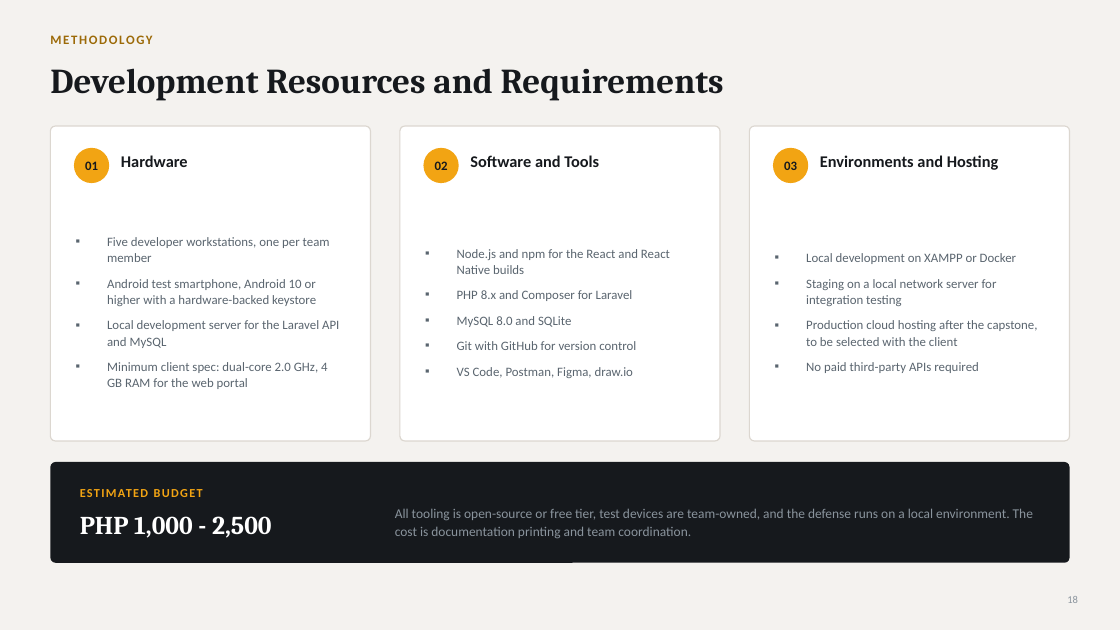
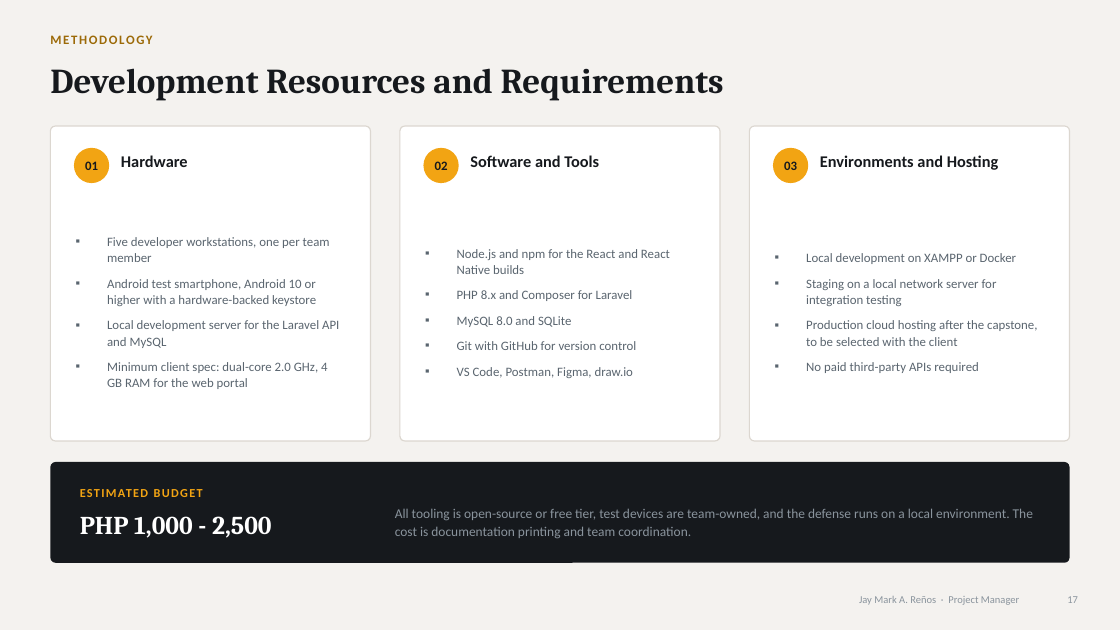
Before and after one commit to ruselportes/HRIS, a slide deck: slide 17 of docs/HRIS_Proposal_Hearing.pptx (slide 18 before the commit). Drawn at 1120x630 pixels with LibreOffice and Linux fonts; fonts in the diff are those of the drawing. Boxes give left, top, right and bottom in pixels: in the first picture for what was removed or moved away, otherwise in the second. Text is boxed around its words. In the diff, an @@ line names an element or a change of style, - is before the commit and + after.

```diff
--- a/docs/HRIS_Proposal_Hearing.pptx
+++ b/docs/HRIS_Proposal_Hearing.pptx
@@ text added at [859, 596, 1019, 605], 9 pt, text #8A949D @@
+Jay Mark A. Reños · Project Manager
@@ text at [1067, 596, 1078, 603]: text changed @@
-18
+17
```
Also in this commit, not shown: 35 other slides changed, 7 slides added, 1 slide removed, 2 other files.
